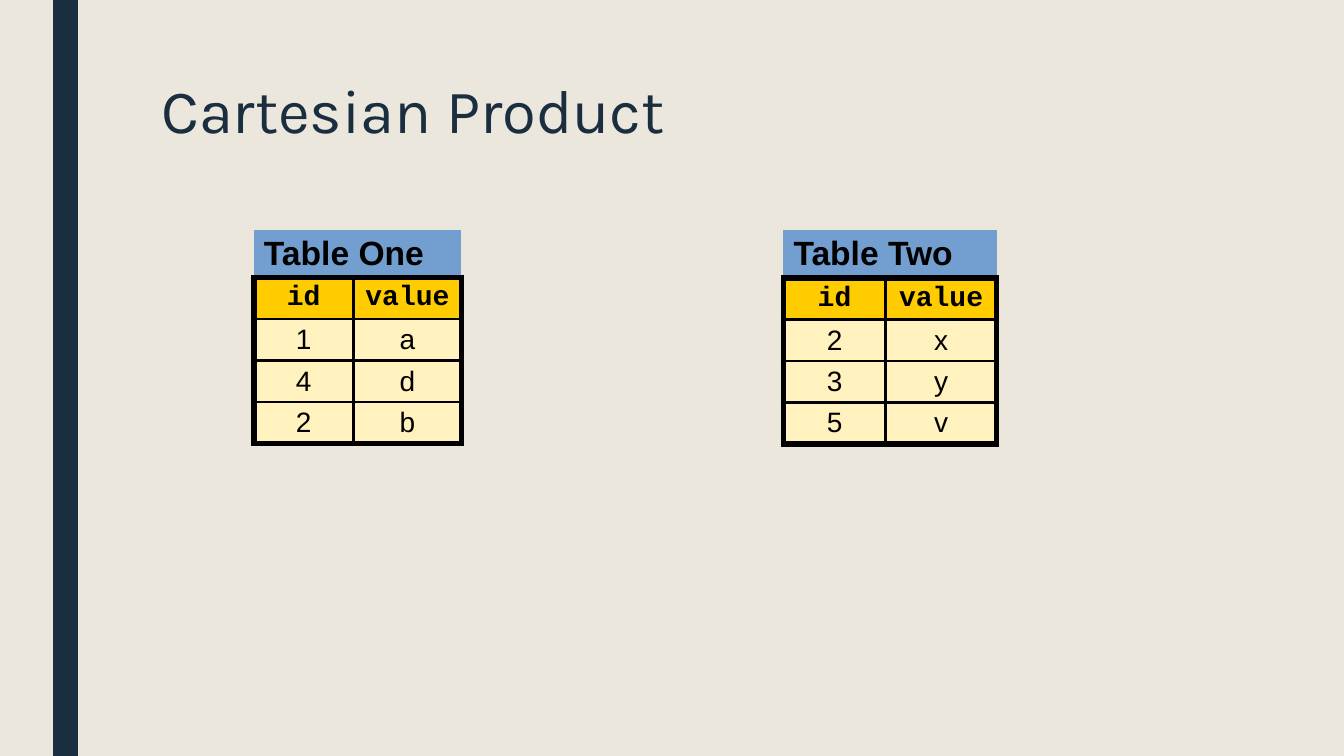
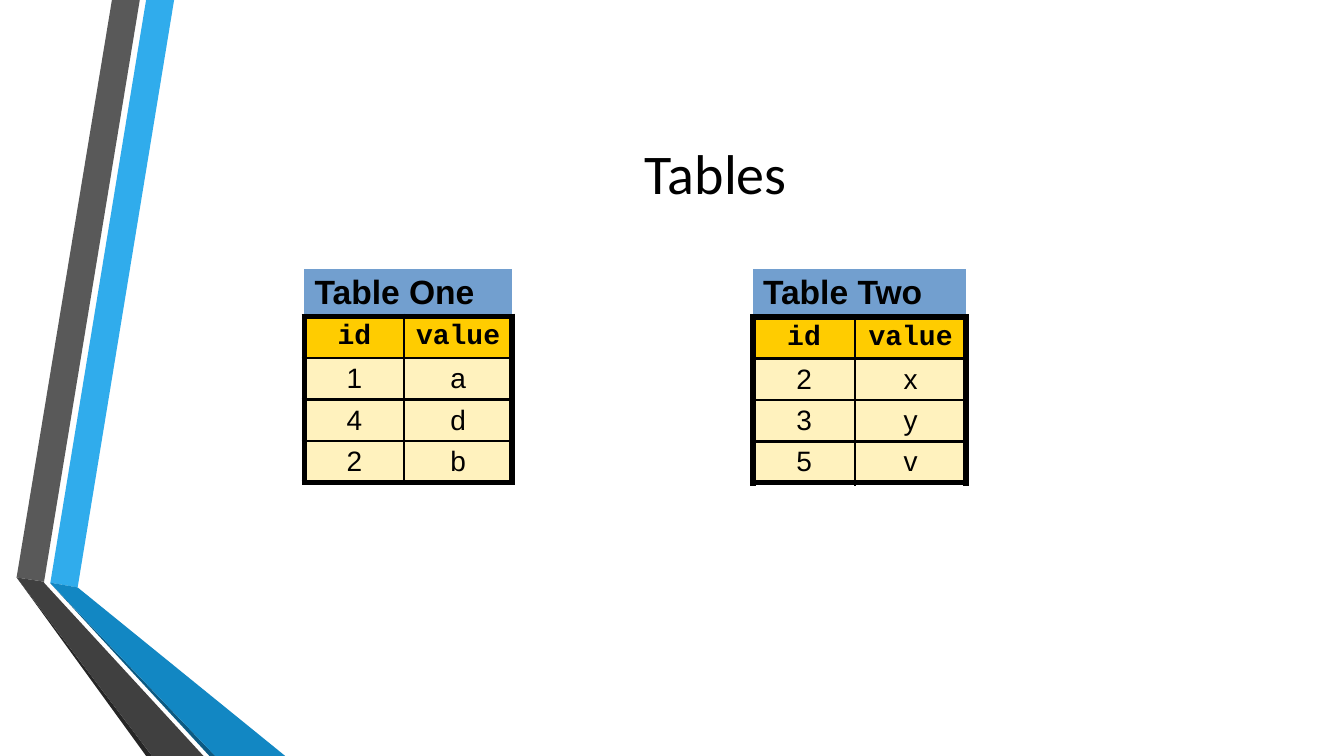
Before and after one commit to MGIS-UMN/GIS5577_week4, a slide deck: slide 15 of Advanced_DB_queries.odp. Drawn at 1344x756 pixels with LibreOffice and Linux fonts; fonts in the diff are those of the drawing; background and template pictures are left out. Boxes give left, top, right and bottom in pixels: in the first picture for what was removed or moved away, otherwise in the second. Text is boxed around its words. In the diff, an @@ line names an element or a change of style, - is before the commit and + after.

```diff
--- a/Advanced_DB_queries.odp
+++ b/Advanced_DB_queries.odp
@@ background #EBE7DD to picture (left out) @@
@@ freeform shape removed at box(52, 0, 78, 756) @@
@@ title removed at box(161, 90, 665, 134) @@
-Cartesian Product
@@ title added at box(645, 155, 787, 195), 40 pt, text #000000 @@
+Tables
@@ table: place and size @@
-table at box(254, 230, 462, 437)
+table at box(304, 269, 512, 476)
@@ table: place and size @@
-table at box(783, 230, 996, 437)
+table at box(753, 269, 966, 476)
@@ group added at box(16, 0, 285, 756): 6 freeform shapes @@
```
Also in this commit, not shown: 32 other slides changed.
